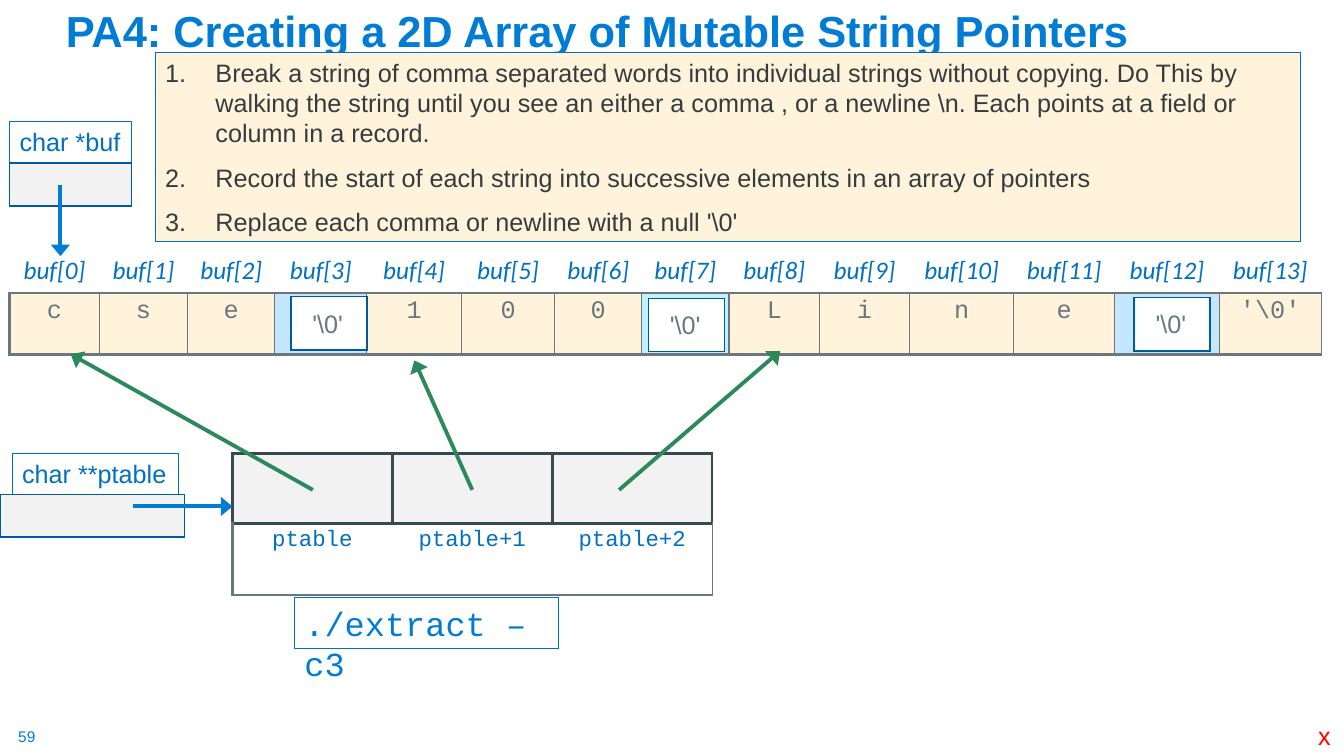
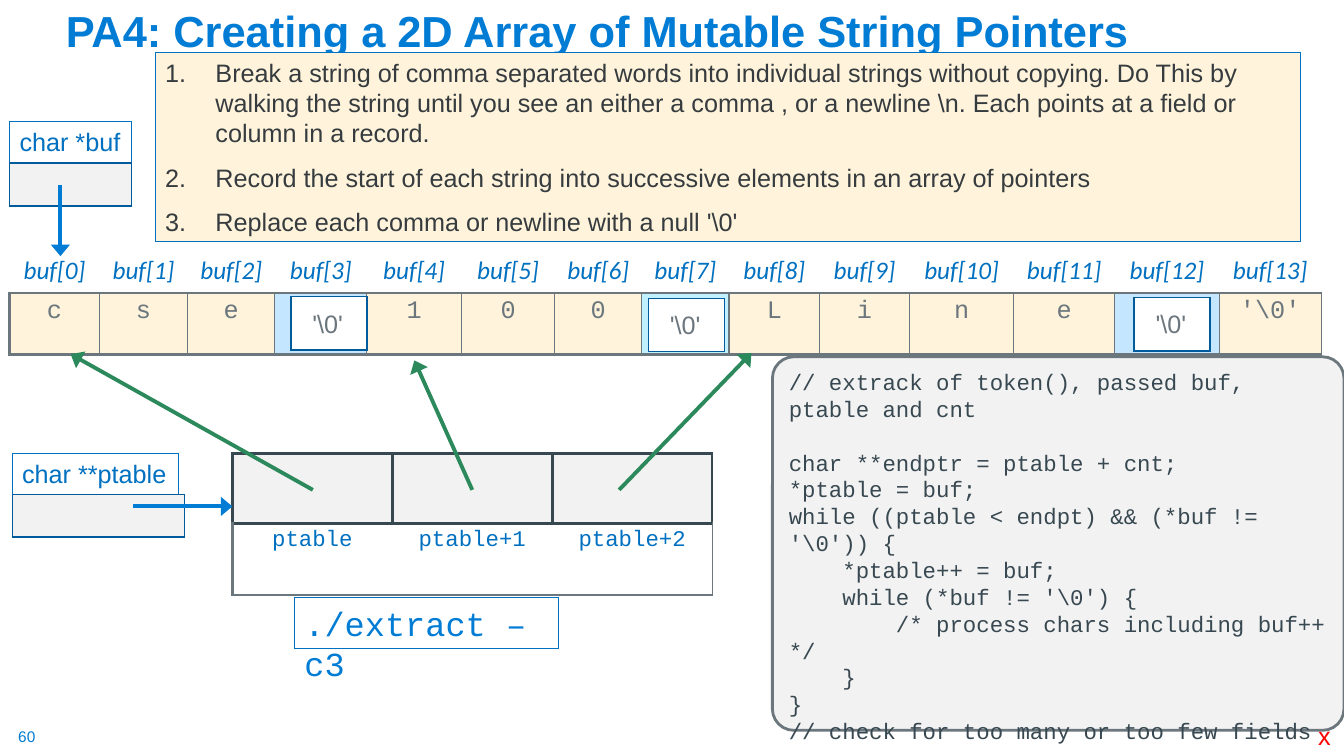
Before and after one commit to cse30-fa22/Muller_CSE30_Lecture_Slides, a slide deck: slide 60 of 03_C_Part2.pptx (slide 59 before the commit). Drawn at 1344x756 pixels with LibreOffice and Linux fonts; fonts in the diff are those of the drawing. Boxes give left, top, right and bottom in pixels: in the first picture for what was removed or moved away, otherwise in the second. Text is boxed around its words. In the diff, an @@ line names an element or a change of style, - is before the commit and + after.

```diff
--- a/03_C_Part2.pptx
+++ b/03_C_Part2.pptx
@@ arrow moved from (619, 490) - (780, 351) to (619, 490) - (752, 353) @@
@@ rounded rectangle added at bbox=[772, 357, 1344, 731], fill #F2F2F2, outline #6B767D 2 pt, 16 pt, text #384851 @@
+// extrack of token(), passed buf, ptable and cnt
+char **endptr = ptable + cnt;
+*ptable = buf;
+while ((ptable < endpt) && (*buf != '\0')) {
+*ptable++ = buf;
+while (*buf != '\0') {
+/* process chars including buf++ */
+}
+}
+// check for too many or too few fields
@@ rectangle: place and size @@
-rectangle at bbox=[0, 494, 185, 537]
+rectangle at bbox=[12, 494, 185, 537]
@@ page number at bbox=[18, 731, 35, 742]: text changed @@
-59
+60
```
Also in this commit, not shown: 17 other slides changed, 1 slide added, 12 slides removed, 2 other files.
